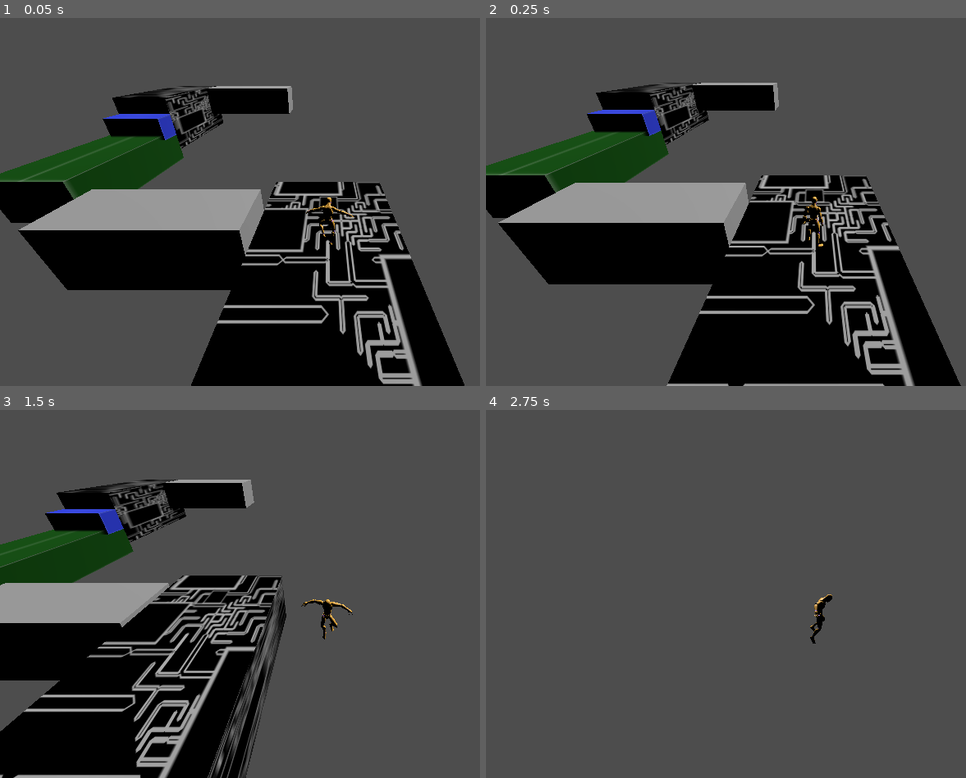
Above: before the commit, frames 1-4 (two rows, left to right).
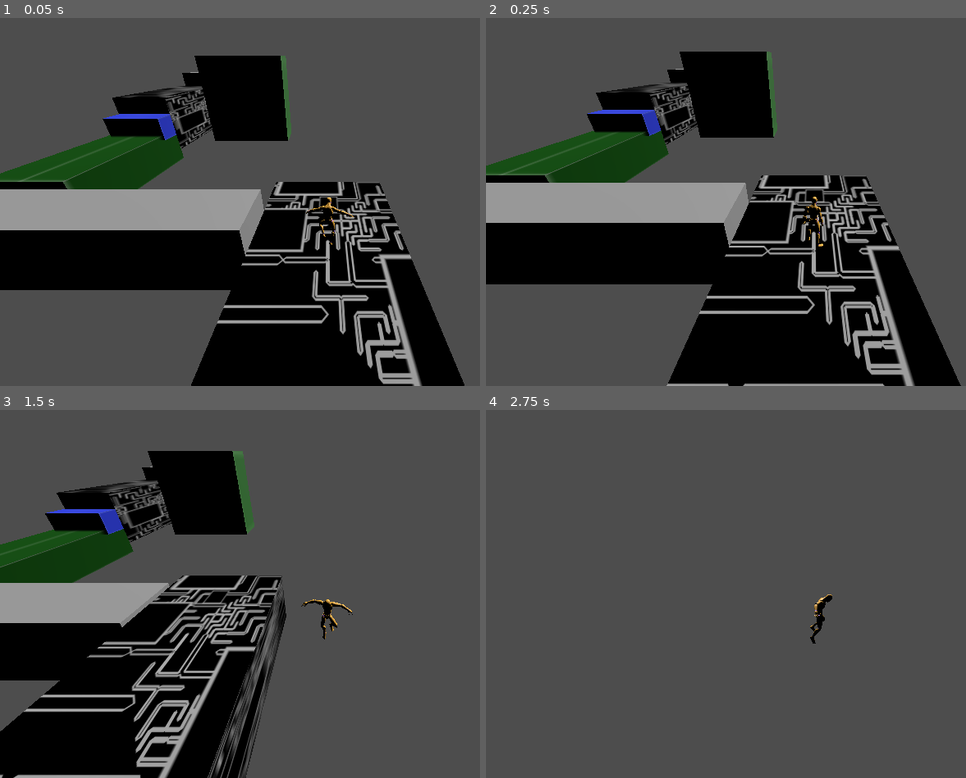
Above: after the commit, the same moments.

Repository: iriake/strata-project
Game: Godot game, scene res://scenes/levels/level_1.tscn
Same seed, same stepped clock (60 frames per second), same inputs: the game is played once before the commit and once after it.
Inputs (mouse positions are in pixels of both pictures, inside the frame that each line leads up to):
- Up to frame 1 (0.05 s): no input
- Up to frame 2 (0.25 s): no input
- Up to frame 3 (1.5 s): move the mouse to (470, 575) at 0.52 s; hold D (move_right) 0.53-1.28 s; hold Shift (crouch) 0.53-1.28 s; tap Space (jump) at 0.77 s; move the mouse to (196, 612) at 1.27 s; hold S (move_back) from 1.28 s (still down); click (196, 612) at 1.35 s
- Up to frame 4 (2.75 s): tap Space (jump) at 1.52 s; move the mouse to (831, 586) at 2.02 s; release S (move_back) at 2.03 s; hold D (move_right) from 2.03 s (still down); tap W (move_front) at 2.1 s

The runs differ from the first frame. In frame 1, 5.8% of the frame differs, in the area x 0-62%, y 10-74%; in frame 2, 5.6%; in frame 3, 3.1%; in frame 4, nothing differs.

Commit message:
mas plataformas

Diff:
--- a/scenes/levels/level_1.tscn
+++ b/scenes/levels/level_1.tscn
@@ -42,6 +42,12 @@
 [sub_resource type="BoxMesh" id="BoxMesh_x42e6"]
 material = SubResource("ShaderMaterial_6iamk")
 
+[sub_resource type="StandardMaterial3D" id="StandardMaterial3D_x42e6"]
+albedo_texture = ExtResource("3_6761a")
+
+[sub_resource type="BoxMesh" id="BoxMesh_6761a"]
+material = SubResource("StandardMaterial3D_x42e6")
+
 [node name="Level1" type="Node3D" unique_id=1718511091]
 
 [node name="StaticBody3D" type="StaticBody3D" parent="." unique_id=918210489]
@@ -52,14 +58,6 @@
 
 [node name="MeshInstance3D" type="MeshInstance3D" parent="StaticBody3D" unique_id=1185781301]
 mesh = SubResource("BoxMesh_s8va5")
-
-[node name="Player" parent="." unique_id=344500412 instance=ExtResource("1_ksju7")]
-transform = Transform3D(1, 0, 0, 0, 0.9914107, -0.13078575, 0, 0.13078575, 0.9914107, 0, 0, 0)
-
-[node name="DirectionalLight3D" type="DirectionalLight3D" parent="." unique_id=736569019]
-transform = Transform3D(0.7071068, 0.5, -0.5, 0, 0.7071068, 0.7071068, 0.7071068, -0.5, 0.5, -10, 10, 10)
-light_energy = 1.5
-sky_mode = 1
 
 [node name="StaticBody3D2" type="StaticBody3D" parent="." unique_id=1560624519]
 transform = Transform3D(5, 0, 0, 0, 3, 0, 0, 0, 12, 18, -2, 12)
@@ -89,7 +87,7 @@
 mesh = SubResource("BoxMesh_dnkej")
 
 [node name="StaticBody3D5" type="StaticBody3D" parent="." unique_id=268971103]
-transform = Transform3D(10, 0, 0, 0, 4, 0, 0, 0, 4, 9, -3, 4)
+transform = Transform3D(15, 0, 0, 0, 4, 0, 0, 0, 4, 12, -3, 4)
 
 [node name="CollisionShape3D" type="CollisionShape3D" parent="StaticBody3D5" unique_id=255035395]
 shape = SubResource("BoxShape3D_bt44k")
@@ -107,10 +105,27 @@
 mesh = SubResource("BoxMesh_x42e6")
 
 [node name="StaticBody3D7" type="StaticBody3D" parent="." unique_id=773850073]
-transform = Transform3D(10, 0, 0, 0, 3, 0, 0, 0, 4, 10, 1, 28)
+transform = Transform3D(10, 0, 0, 0, 10, 0, 0, 0, 4, 10.48248, 1, 28)
 
 [node name="CollisionShape3D" type="CollisionShape3D" parent="StaticBody3D7" unique_id=1378835499]
 shape = SubResource("BoxShape3D_bt44k")
 
 [node name="MeshInstance3D" type="MeshInstance3D" parent="StaticBody3D7" unique_id=1388716648]
+mesh = SubResource("BoxMesh_6761a")
+
+[node name="StaticBody3D8" type="StaticBody3D" parent="." unique_id=1491315519]
+transform = Transform3D(10, 0, 0, 0, 4, 0, 0, 0, 4, 14.743984, 2.0058098, 32.227074)
+
+[node name="CollisionShape3D" type="CollisionShape3D" parent="StaticBody3D8" unique_id=847124900]
+shape = SubResource("BoxShape3D_bt44k")
+
+[node name="MeshInstance3D" type="MeshInstance3D" parent="StaticBody3D8" unique_id=951703012]
 mesh = SubResource("BoxMesh_x42e6")
+
+[node name="Player" parent="." unique_id=344500412 instance=ExtResource("1_ksju7")]
+transform = Transform3D(1, 0, 0, 0, 0.9914107, -0.13078575, 0, 0.13078575, 0.9914107, 0, 0, 0)
+
+[node name="DirectionalLight3D" type="DirectionalLight3D" parent="." unique_id=736569019]
+transform = Transform3D(0.7071068, 0.5, -0.5, 0, 0.7071068, 0.70710677, 0.7071068, -0.5, 0.5, -10, 10, 10)
+light_energy = 1.5
+sky_mode = 1
